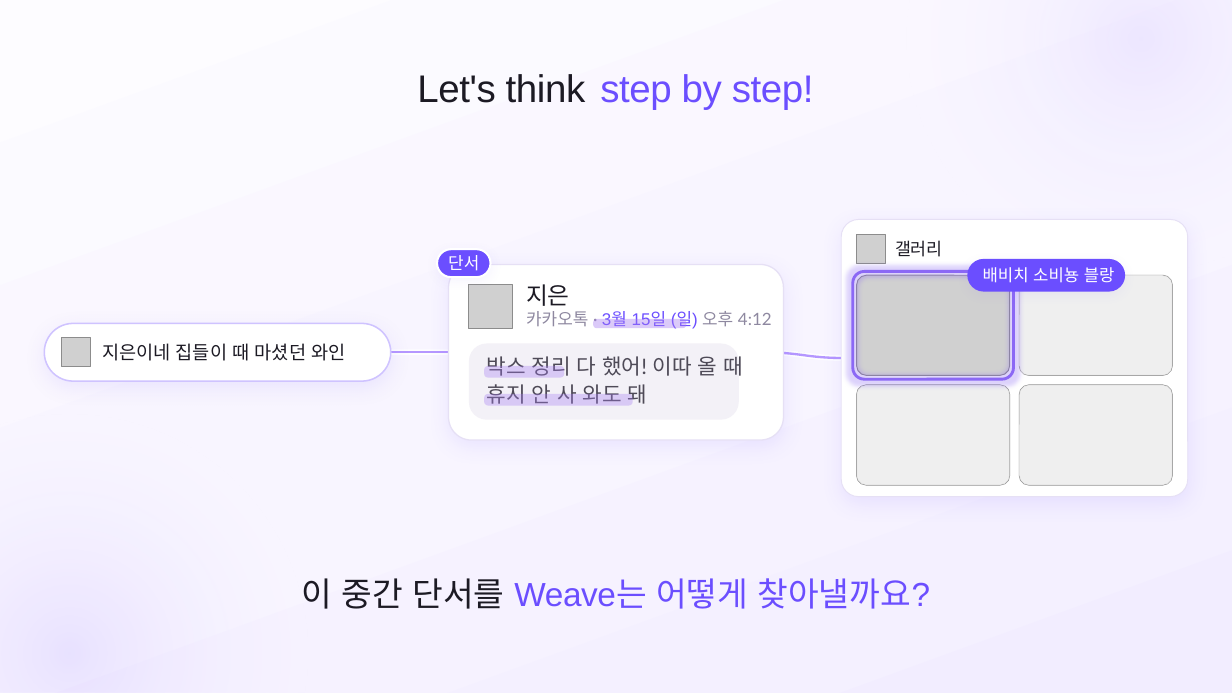
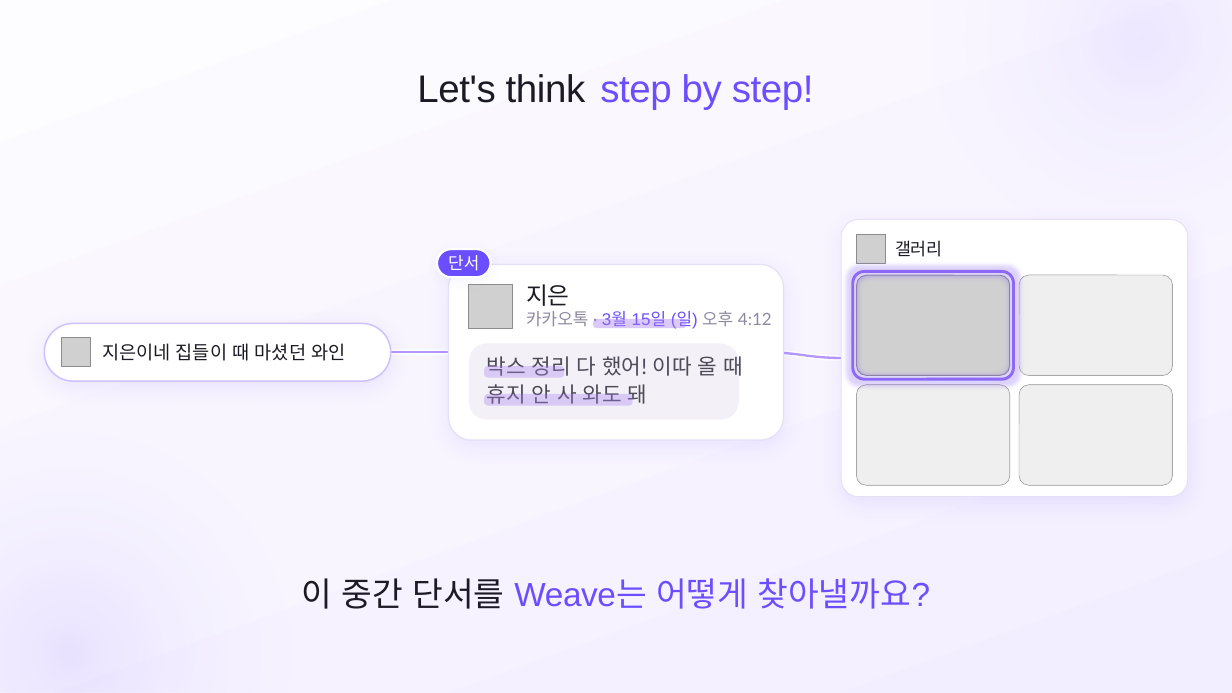
Before and after one commit to SB-Jo/t3, a slide deck: slide 10 of weave/결선준비/09_HowItWorks/HowItWorks_Argon_claude.pptx. Drawn at 1232x693 pixels with LibreOffice and Linux fonts; fonts in the diff are those of the drawing; grey boxes stand for pictures. Boxes give left, top, right and bottom in pixels: in the first picture for what was removed or moved away, otherwise in the second. Text is boxed around its words. In the diff, an @@ line names an element or a change of style, - is before the commit and + after.

```diff
--- a/weave/결선준비/09_HowItWorks/HowItWorks_Argon_claude.pptx
+++ b/weave/결선준비/09_HowItWorks/HowItWorks_Argon_claude.pptx
@@ rounded rectangle removed at <box>968,259,1126,291</box> @@
@@ text removed at <box>983,267,1115,283</box> @@
-배비치 소비뇽 블랑
```
Also in this commit, not shown: 5 other slides changed, 37 other files.
